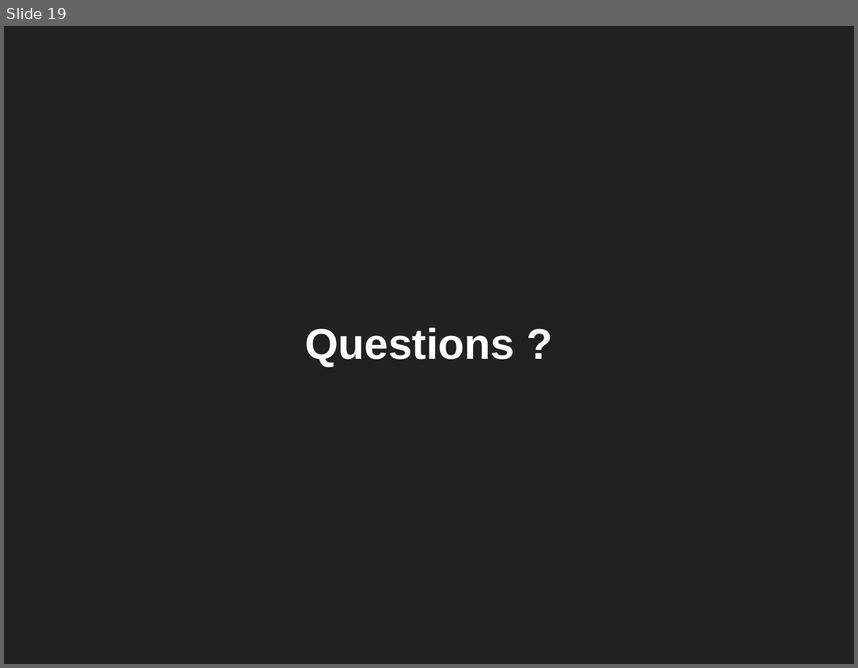
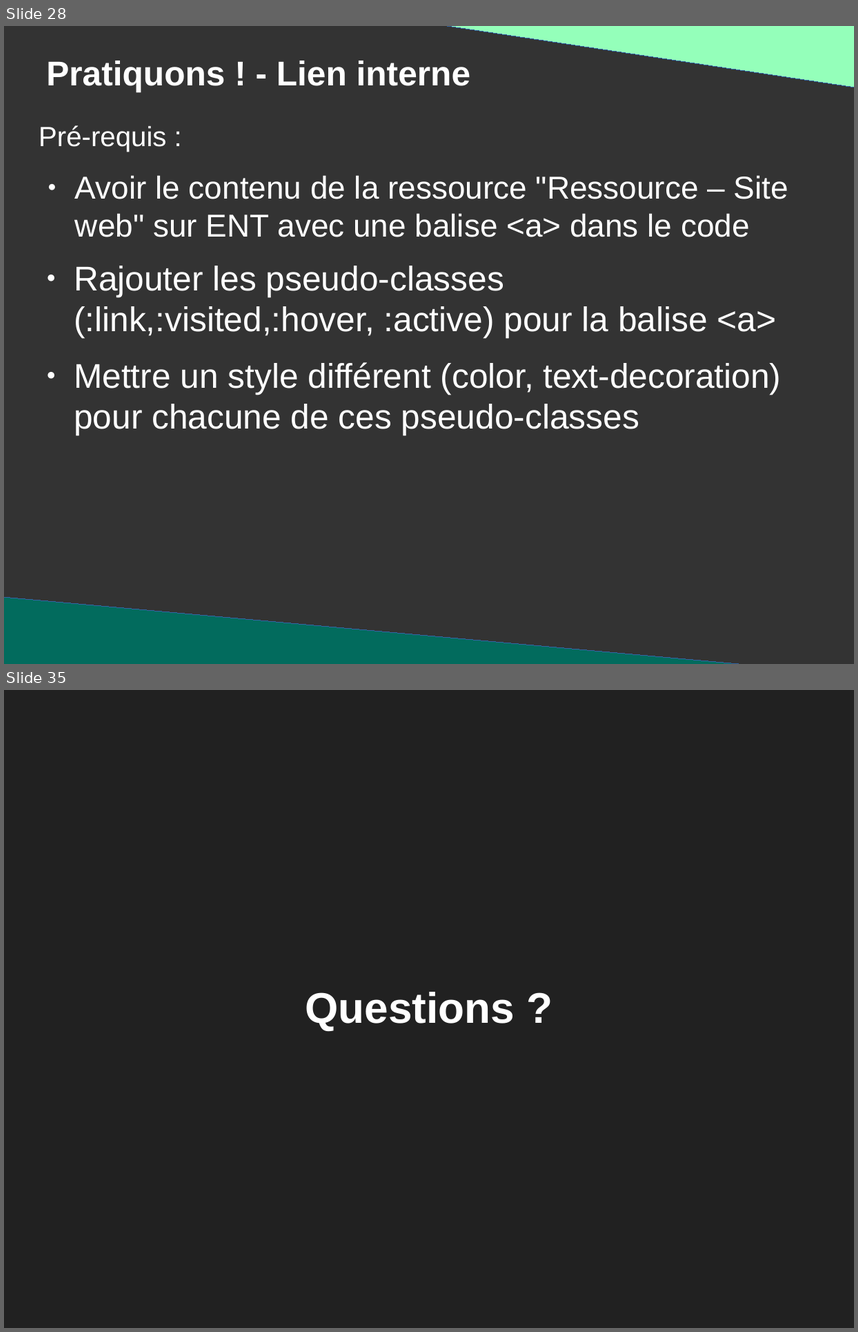
Before and after one commit to DanYellow/presentations, a slide deck: mmi/html/travaux-pratiques/numero-3/presentation.odp. Shown one above the other, each under a label of ours: slide 19 before the commit, slides 28 and 35 after it; the slides between them are not shown. The pictures are 858x668 and 858x1332 pixels, drawn with LibreOffice and Linux fonts; fonts in the diff are those of the drawing. Boxes give left, top, right and bottom in pixels: in the first picture for what was removed or moved away, otherwise in the second. Text is boxed around its words. In the diff, an @@ line names an element or a change of style, - is before the commit and + after.

```diff
--- a/mmi/html/travaux-pratiques/numero-3/presentation.odp
+++ b/mmi/html/travaux-pratiques/numero-3/presentation.odp
@@ slide 28 added at [4,26,854,664], background #333333 @@
@@ right triangle added at [417,26,854,87], fill #94FFBA, outline #3465A4 0 pt @@
@@ title added at [46,60,471,92], 32 pt, text #FFFFFF, bold @@
+Pratiquons ! - Lien interne
@@ text added at [38,125,789,237], 29.6 pt, text #FFFFFF @@
+Pré-requis :
+● Avoir le contenu de la ressource "Ressource – Site web" sur ENT avec une balise <a> dans le code
@@ text added at [74,265,782,435], 32 pt, text #FFFFFF @@
+● Rajouter les pseudo-classes (:link,:visited,:hover, :active) pour la balise <a>
+● Mettre un style différent (color, text-decoration) pour chacune de ces pseudo-classes
@@ right triangle added at [4,597,799,664], fill #026B5D, outline #3465A4 0 pt @@
@@ what was slide 19 is now slide 35 @@
```
Also in this commit, not shown: 9 slides changed, 15 other slides added, 6 other files.
